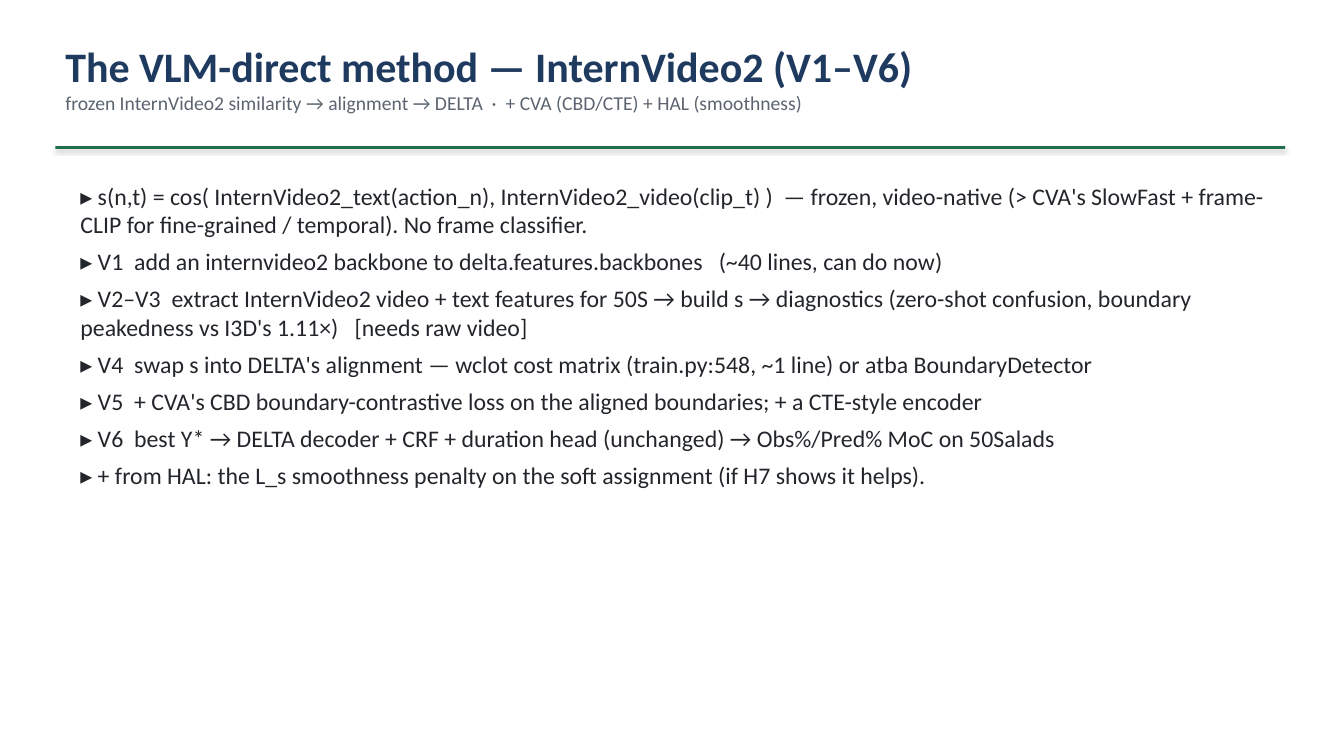
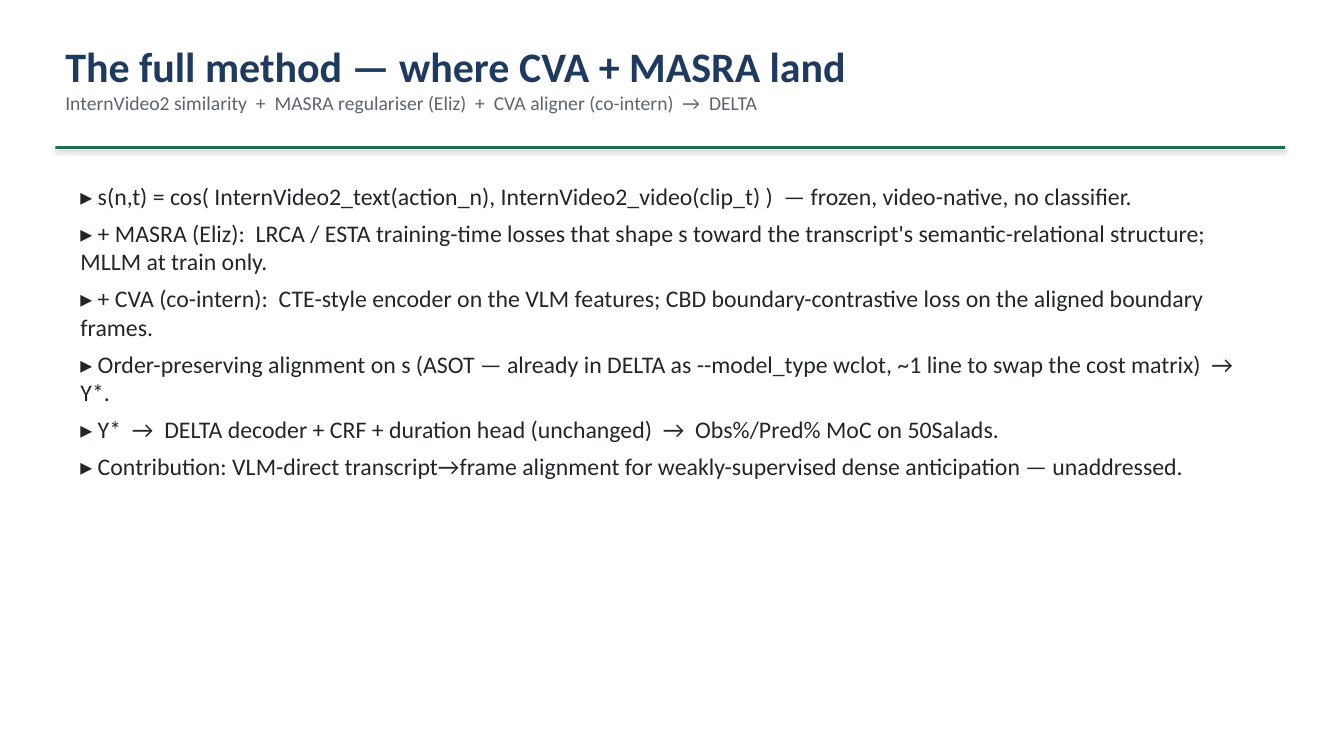
Before and after one commit to epayaslii/DELTA, a slide deck: slide 18 of slides/DELTA_progress_Mariella.pptx. Drawn at 1344x756 pixels with LibreOffice and Linux fonts; fonts in the diff are those of the drawing. Boxes give left, top, right and bottom in pixels: in the first picture for what was removed or moved away, otherwise in the second. Text is boxed around its words. In the diff, an @@ line names an element or a change of style, - is before the commit and + after.

Commit message:
Pivot HAL -> MASRA in progress deck and baselines doc
Supervisor requires a VLM-based TA with no segmentation-based approach, so
HAL is dropped as a workstream (kept as a baseline number only). New split:
Eliz -> MASRA (MLLM train-time LRCA/ESTA regulariser on InternVideo2
transcript x frame similarity, plan M1-M7), co-intern -> CVA.

- slides/make_deck.py + .pptx: 21 slides reworked for the pivot (framing,
  VLM-alignment literature, workstream split, MASRA M1-M7 plan, sequencing,
  questions).
- docs/baselines-hal-cva.md: scope-update banner, MASRA analysis section,
  genuine transcript->video aligner refs, rewritten workstream split; old
  HAL plan retained as record-only.

```diff
--- a/slides/DELTA_progress_Mariella.pptx
+++ b/slides/DELTA_progress_Mariella.pptx
@@ text at (65,52,846,114): text changed @@
-The VLM-direct method — InternVideo2 (V1–V6)
-frozen InternVideo2 similarity → alignment → DELTA · + CVA (CBD/CTE) + HAL (smoothness)
+The full method — where CVA + MASRA land
+InternVideo2 similarity + MASRA regulariser (Eliz) + CVA aligner (co-intern) → DELTA
@@ text at (80,187,1205,479): text changed @@
-▸ s(n,t) = cos( InternVideo2_text(action_n), InternVideo2_video(clip_t) ) — frozen, video-native (> CVA's SlowFast + frame-CLIP for fine-grained / temporal). No frame classifier.
-▸ V1 add an internvideo2 backbone to delta.features.backbones (~40 lines, can do now)
-▸ V2–V3 extract InternVideo2 video + text features for 50S → build s → diagnostics (zero-shot confusion, boundary peakedness vs I3D's 1.11×) [needs raw video]
-▸ V4 swap s into DELTA's alignment — wclot cost matrix (train.py:548, ~1 line) or atba BoundaryDetector
-▸ V5 + CVA's CBD boundary-contrastive loss on the aligned boundaries; + a CTE-style encoder
-▸ V6 best Y* → DELTA decoder + CRF + duration head (unchanged) → Obs%/Pred% MoC on 50Salads
-▸ + from HAL: the L_s smoothness penalty on the soft assignment (if H7 shows it helps).
+▸ s(n,t) = cos( InternVideo2_text(action_n), InternVideo2_video(clip_t) ) — frozen, video-native, no classifier.
+▸ + MASRA (Eliz): LRCA / ESTA training-time losses that shape s toward the transcript's semantic-relational structure; MLLM at train only.
+▸ + CVA (co-intern): CTE-style encoder on the VLM features; CBD boundary-contrastive loss on the aligned boundary frames.
+▸ Order-preserving alignment on s (ASOT — already in DELTA as --model_type wclot, ~1 line to swap the cost matrix) → Y*.
+▸ Y* → DELTA decoder + CRF + duration head (unchanged) → Obs%/Pred% MoC on 50Salads.
+▸ Contribution: VLM-direct transcript→frame alignment for weakly-supervised dense anticipation — unaddressed.
```
Also in this commit, not shown: 11 other slides changed, 1 slide added, 1 slide removed, 2 other files.
